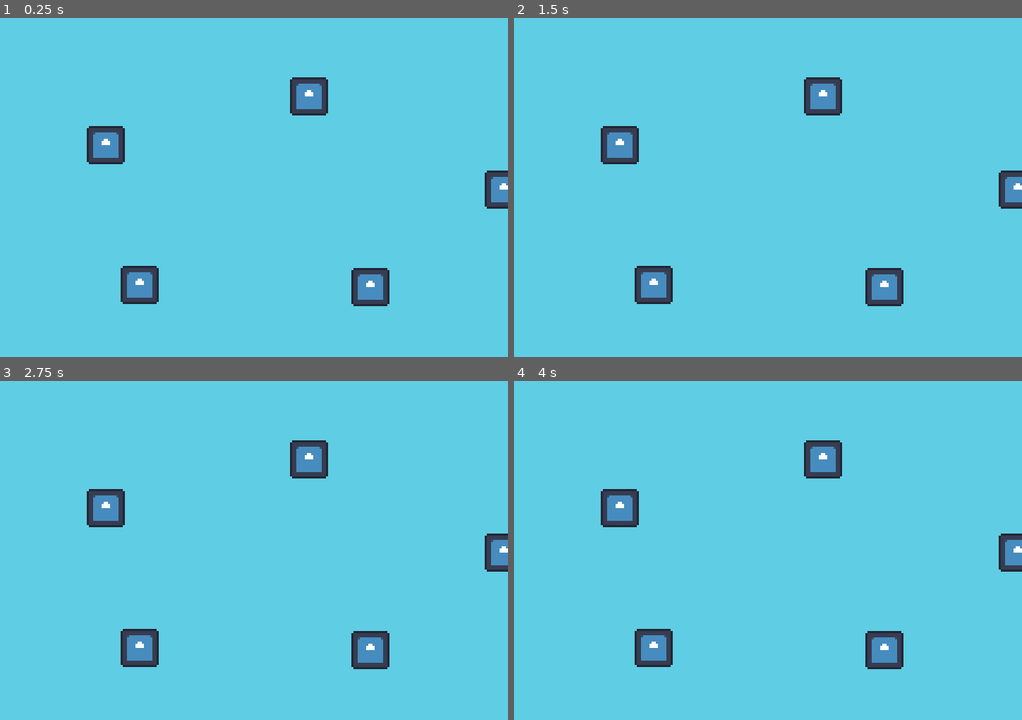
Above: before the commit, frames 1-4 (two rows, left to right).
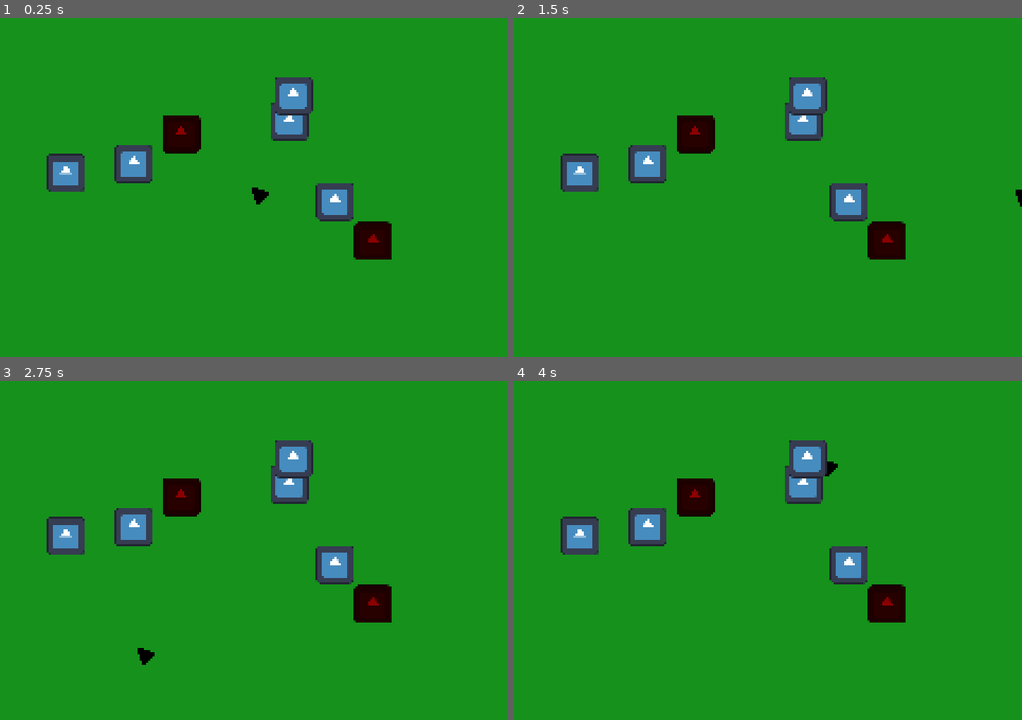
Above: after the commit, the same moments.

Repository: emmetl913/GMTK2024
Game: Godot game, scene res://games/PickingGame/PickingGame.tscn
Same seed, same stepped clock (60 frames per second), same inputs: the game is played once before the commit and once after it. This scene is started directly instead of the project's main scene. The engine's default icon, where the game draws it, is replaced by a stand-in: a white triangle on a blue panel in a dark square.
Inputs (mouse positions are in pixels of both pictures, inside the frame that each line leads up to):
- Up to frame 1 (0.25 s): no input
- Up to frame 2 (1.5 s): tap Enter at 0.5 s; move the mouse to (620, 146) at 0.52 s; press the mouse at (620, 146) at 0.53 s; tap S (S) at 0.8, 1.35 s; tap Space at 1.25 s; move the mouse to (1016, 190) at 1.27 s; release the mouse at (1016, 190) at 1.28 s
- Up to frame 3 (2.75 s): tap W (W) at 1.55 s; tap Enter at 2 s; move the mouse to (142, 648) at 2.02 s; hold W (W) from 2.03 s (still down); click (142, 648) at 2.3 s
- Up to frame 4 (4 s): tap Space at 2.75 s; move the mouse to (884, 648) at 2.77 s; release W (W) at 2.78 s; click (884, 648) at 2.85 s; tap S (S) at 3.05 s; tap Enter at 3.5 s; move the mouse to (823, 458) at 3.52 s; hold S (S) from 3.53 s (still down); tap W (W) at 3.8 s

The runs differ from the first frame. In frame 1, 100% of the frame differs, in the area x 0-100%, y 0-100%; in frame 2, 100%; in frame 3, 100%; in frame 4, 100%.

Commit message:
PickingGameDone!

Diff:
--- /dev/null
+++ b/Utilities/CrosshairSpriteArea.gd
@@ -0,0 +1,4 @@
+extends Node2D
+
+func _process(delta):
+	position = Vector2(get_global_mouse_position().x + 3, get_global_mouse_position().y + 4)
--- a/Utilities/CrosshairSpriteArea.tscn
+++ b/Utilities/CrosshairSpriteArea.tscn
@@ -1,18 +1,20 @@
-[gd_scene load_steps=3 format=3 uid="uid://btwduanygnii8"]
+[gd_scene load_steps=4 format=3 uid="uid://btwduanygnii8"]
 
 [ext_resource type="Texture2D" uid="uid://qu1cvk8cgrdc" path="res://assets/Cursor.png" id="1_b2eom"]
+[ext_resource type="Script" path="res://Utilities/CrosshairSpriteArea.gd" id="2_tlj0j"]
 
 [sub_resource type="RectangleShape2D" id="RectangleShape2D_xsrbm"]
-size = Vector2(5, 5)
+size = Vector2(5.875, 5.875)
 
-[node name="CrosshairSpriteArea" type="Node" groups=["Cursor"]]
+[node name="Cursor" type="Sprite2D" groups=["Cursor"]]
+texture_filter = 1
+position = Vector2(4, 4)
+texture = ExtResource("1_b2eom")
+script = ExtResource("2_tlj0j")
 
-[node name="Sprite2D" type="Sprite2D" parent="."]
-texture_filter = 1
-texture = ExtResource("1_b2eom")
-
-[node name="Area2D" type="Area2D" parent="."]
+[node name="Area2D" type="Area2D" parent="." groups=["Cursor"]]
+position = Vector2(1, 0)
 
 [node name="CollisionShape2D" type="CollisionShape2D" parent="Area2D"]
-position = Vector2(-2.5, -2.5)
+position = Vector2(-2.0625, -1.0625)
 shape = SubResource("RectangleShape2D_xsrbm")
--- a/games/PickingGame/BushItem.gd
+++ b/games/PickingGame/BushItem.gd
@@ -1,12 +1,39 @@
 extends Node2D
 
 var in_range = false
+var is_good = true
+var success = false
 
+func _ready():
+	if randi_range(1,3) == 1:
+		is_good = false
+
+	if !is_good:
+		setBad()
 func _on_area_2d_area_entered(area):
 	if area.is_in_group("Cursor"):
 		in_range = true
-
-
+func setBad():
+	self_modulate = Color.DARK_RED
+	is_good = false
+func setGood():
+	self_modulate = Color.WHITE
+	is_good = true
 func _on_area_2d_area_exited(area):
 	if area.is_in_group("Cursor"):
 		in_range = false
+
+func isInRange():
+	return in_range
+
+func successState():
+	self_modulate = Color.GREEN
+	success = true
+
+func randomNewPosition():
+	var p = get_parent()
+	position = Vector2(p.centerScreenOffset.x + randf_range(p.spawnRange.x,p.spawnRange.y), p.centerScreenOffset.y +  + randf_range(p.spawnRange.x,p.spawnRange.y)/2)
+
+func _on_spawn_collision_detection_area_entered(area):
+	if area.is_in_group("SpawnCollider"):
+		randomNewPosition()
--- a/games/PickingGame/BushItem.tscn
+++ b/games/PickingGame/BushItem.tscn
@@ -1,10 +1,13 @@
-[gd_scene load_steps=4 format=3 uid="uid://bbtp8rbua14pk"]
+[gd_scene load_steps=5 format=3 uid="uid://bbtp8rbua14pk"]
 
 [ext_resource type="Texture2D" uid="uid://ci0p7le8o6yg5" path="res://icon.svg" id="1_4ux3x"]
 [ext_resource type="Script" path="res://games/PickingGame/BushItem.gd" id="2_jnbbf"]
 
 [sub_resource type="RectangleShape2D" id="RectangleShape2D_iounw"]
 size = Vector2(128, 128)
+
+[sub_resource type="RectangleShape2D" id="RectangleShape2D_jjexf"]
+size = Vector2(85.3333, 85.3333)
 
 [node name="Sprite2D" type="Sprite2D" groups=["BushItem"]]
 scale = Vector2(0.140625, 0.140625)
@@ -17,6 +20,13 @@
 position = Vector2(0, 1.69542e-06)
 shape = SubResource("RectangleShape2D_iounw")
 
+[node name="SpawnCollisionDetection" type="Area2D" parent="." groups=["SpawnCollider"]]
+
+[node name="CollisionShape2D" type="CollisionShape2D" parent="SpawnCollisionDetection"]
+position = Vector2(-1.69542e-06, -1.69542e-06)
+shape = SubResource("RectangleShape2D_jjexf")
+
 [connection signal="area_entered" from="Area2D" to="." method="_on_area_2d_area_entered"]
 [connection signal="area_exited" from="Area2D" to="." method="_on_area_2d_area_exited"]
 [connection signal="input_event" from="Area2D" to="." method="_on_area_2d_input_event"]
+[connection signal="area_entered" from="SpawnCollisionDetection" to="." method="_on_spawn_collision_detection_area_entered"]
--- a/games/PickingGame/PickingGame.gd
+++ b/games/PickingGame/PickingGame.gd
@@ -1,20 +1,55 @@
 extends Base_Game
 
 var bushItems: Array[Node2D]
-# Called when the node enters the scene tree for the first time.
+var bushItem = preload("res://games/PickingGame/BushItem.tscn")
+@export var spawnRange: Vector2
+@export var spawnCountRandomRange: Vector2
+
+var centerScreenOffset = Vector2(120,80)
+var all_bad = true
+#TODO:
+	#if picking game has all bad berries wait timer to win
 func _ready():
+
+	for i in randi_range(spawnCountRandomRange.x,spawnCountRandomRange.y):
+		var newItem = bushItem.instantiate()
+		newItem.position =Vector2(centerScreenOffset.x + randf_range(spawnRange.x,spawnRange.y), centerScreenOffset.y +  + randf_range(spawnRange.x,spawnRange.y)/2)
+		add_child(newItem)
 	#Setup timers
 	timers = [5, 4, 3, 2]
 	for i in get_children():
 		if i.is_in_group("BushItem"):
 			bushItems.append(i)
-
+	for i in bushItems:
+		if i.is_good:
+			all_bad = false
+	if all_bad:
+		bushItems[0].setGood()
 func _input(event):
 	if event.is_action_pressed("LMB"):
+		#Check to see if any thing is under mouse
+		var any_in_range = false
 		for i in bushItems:
-			if i.in_range:
-				i.self_modulate = Color.GREEN
+			if i.isInRange():
+				any_in_range = true
+
+		for i in bushItems:
+			if !i.is_good and i.isInRange():
+				for j in bushItems:
+					j.self_modulate = Color.DARK_RED
+				super.onLose()
+			if i.isInRange() and i.is_good:
+				i.successState()
+	if checkWin():
+		super.onWin()
 
 # Called every frame. 'delta' is the elapsed time since the previous frame.
 func _process(delta):
 	pass
+
+func checkWin():
+	var win = true
+	for i in bushItems:
+		if i.is_good and !i.success:
+			win = false
+	return win
--- a/games/PickingGame/PickingGame.tscn
+++ b/games/PickingGame/PickingGame.tscn
@@ -2,27 +2,18 @@
 
 [ext_resource type="Script" path="res://games/PickingGame/PickingGame.gd" id="1_ye50i"]
 [ext_resource type="Texture2D" uid="uid://ds6acn1uvdow1" path="res://assets/PickingGame/background.png" id="2_jafae"]
-[ext_resource type="PackedScene" uid="uid://bbtp8rbua14pk" path="res://games/PickingGame/BushItem.tscn" id="3_8aw2e"]
+[ext_resource type="PackedScene" uid="uid://btwduanygnii8" path="res://Utilities/CrosshairSpriteArea.tscn" id="4_1ktfw"]
 
 [node name="PickingGame" type="Node2D"]
 script = ExtResource("1_ye50i")
+spawnRange = Vector2(-100, 100)
+spawnCountRandomRange = Vector2(4, 7)
 
 [node name="Background" type="Sprite2D" parent="."]
+self_modulate = Color(0.231373, 0.705882, 0.12549, 1)
 texture_filter = 1
-position = Vector2(160, 90)
+position = Vector2(120, 80)
+scale = Vector2(0.75, 0.888889)
 texture = ExtResource("2_jafae")
 
-[node name="Sprite2D" parent="." instance=ExtResource("3_8aw2e")]
-position = Vector2(50, 60)
-
-[node name="Sprite2D2" parent="." instance=ExtResource("3_8aw2e")]
-position = Vector2(238, 81)
-
-[node name="Sprite2D3" parent="." instance=ExtResource("3_8aw2e")]
-position = Vector2(66, 126)
-
-[node name="Sprite2D4" parent="." instance=ExtResource("3_8aw2e")]
-position = Vector2(175, 127)
-
-[node name="Sprite2D5" parent="." instance=ExtResource("3_8aw2e")]
-position = Vector2(146, 37)
+[node name="Cursor" parent="." instance=ExtResource("4_1ktfw")]
--- a/worlds/MicroGamePlayer.tscn
+++ b/worlds/MicroGamePlayer.tscn
@@ -105,6 +105,7 @@
 
 [node name="MicroGamePlayer" type="Node2D"]
 script = ExtResource("1_v88o7")
+first_game_index = 1
 
 [node name="GameTimer" type="Timer" parent="."]
 wait_time = 2.0
